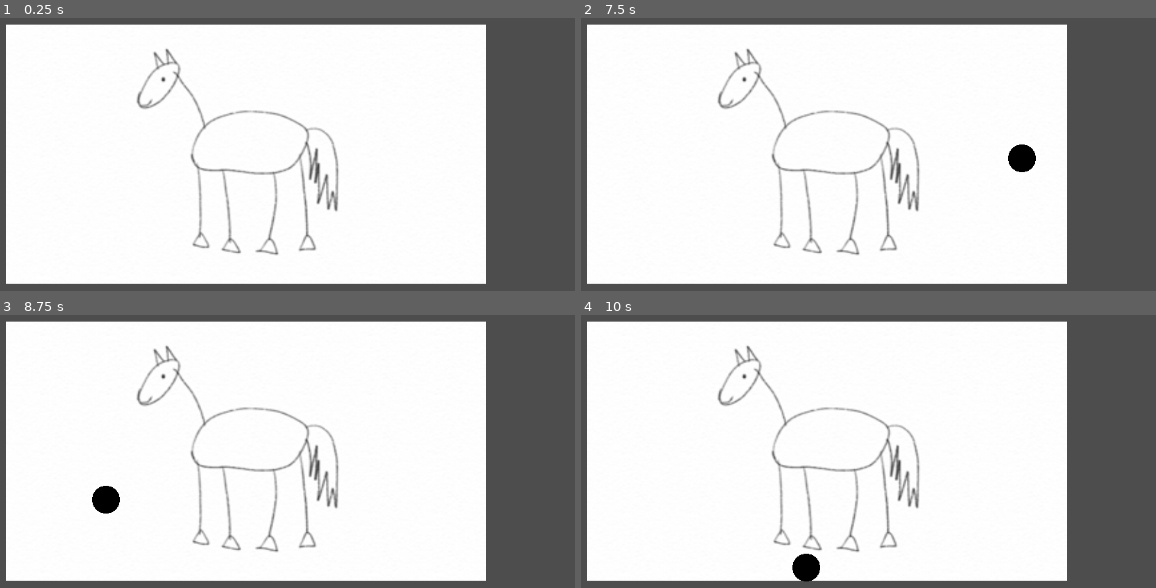
Above: before the commit, frames 1-4 (two rows, left to right).
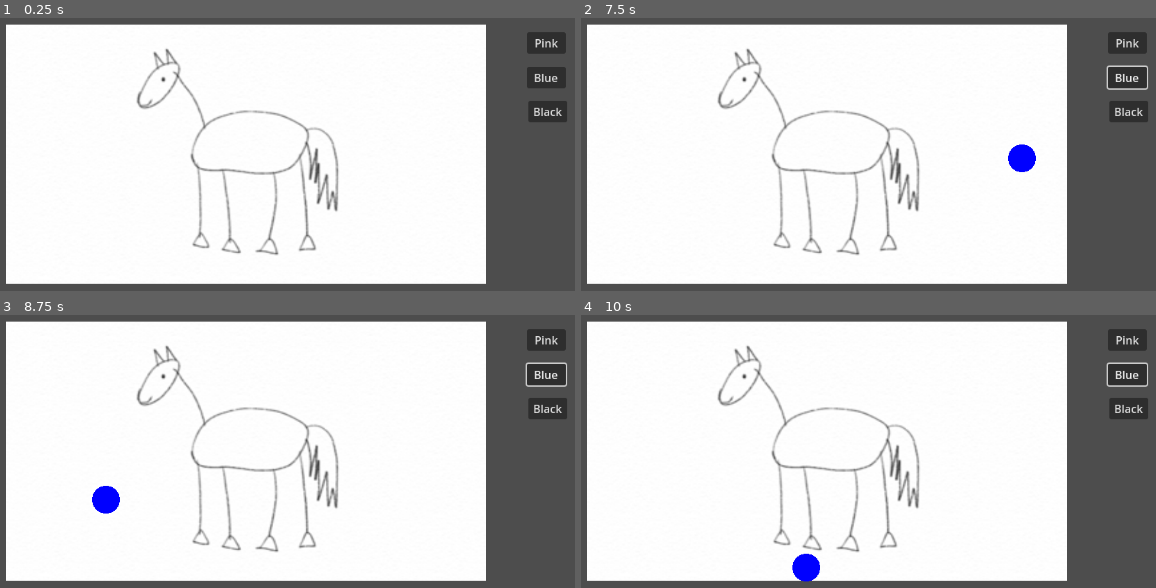
Above: after the commit, the same moments.

Repository: jtorbett23/WildJam68
Game: Godot game, scene res://main.tscn
Same seed, same stepped clock (60 frames per second), same inputs: the game is played once before the commit and once after it.
Inputs (mouse positions are in pixels of both pictures, inside the frame that each line leads up to):
- Up to frame 1 (0.25 s): no input
- Up to frame 2 (7.5 s): click (1127, 42) at 0.5 s, where only the run after the commit has a clickable "Pink"; click (1127, 110) at 1.25 s, where only the run after the commit has a clickable "Black"; click (1127, 78) at 2 s, where only the run after the commit has a clickable "Blue"; click (1127, 42) at 2.75 s, where only the run after the commit has a clickable "Pink"; click (1127, 110) at 3.5 s, where only the run after the commit has a clickable "Black"; click (1127, 78) at 4.25 s, where only the run after the commit has a clickable "Blue"; click (1127, 42) at 5 s, where only the run after the commit has a clickable "Pink"; click (1127, 110) at 5.75 s, where only the run after the commit has a clickable "Black"; click (1127, 78) at 6.5 s, where only the run after the commit has a clickable "Blue"; tap Enter at 7.25 s; move the mouse to (1023, 157) at 7.27 s; hold D (draw) from 7.28 s (still down)
- Up to frame 3 (8.75 s): tap Space at 8 s; move the mouse to (103, 500) at 8.02 s; release D (draw) at 8.03 s; tap C (clear) at 8.1 s; tap D (draw) at 8.3 s
- Up to frame 4 (10 s): tap Enter at 8.75 s; move the mouse to (926, 377) at 8.77 s; hold D (draw) 8.78-9.53 s; tap Space at 9.5 s; move the mouse to (805, 566) at 9.52 s; tap Z (undo) at 9.6 s; tap D (draw) at 9.8 s

The runs differ from the first frame. In frame 1, 1.5% of the frame differs, in the area x 91-99%, y 5-39%; in frame 2, 2.0%; in frame 3, 2.0%; in frame 4, 2.0%, in the area x 36-99%, y 5-98%.

Commit message:
add colours

Diff:
--- a/draw.gd
+++ b/draw.gd
@@ -1,6 +1,6 @@
 extends Node2D
 
-var color = Color.BLACK
+var colour = Color.BLACK
 var radius = 20
 
 var draw_data : Array = []
@@ -8,13 +8,16 @@
 var min_pos : Vector2
 var max_pos : Vector2
 
+@onready var colours : Node2D = $Colours
+
 func _draw():
 	for data in draw_data:
-		draw_circle(data.pos, data.radius, color)
+		draw_circle(data.pos, data.radius, data.colour)
 
 # Called when the node enters the scene tree for the first time.
 func _ready():
-
+	for child : Button in colours.get_children():
+		child.connect("pressed", change_colour.bind(child.name))
 
 	var background : Sprite2D = $"Background"
 	var background_size = background.get_rect().size * background.transform.get_scale()
@@ -24,6 +27,13 @@
 
 	pass # Replace with function body.
 
+func change_colour(_colour_name):
+	if _colour_name == "Black":
+		colour = Color.BLACK
+	elif _colour_name == "Pink":
+		colour = Color.PINK
+	elif _colour_name == "Blue":
+		colour = Color.BLUE
 
 func is_on_canvas(mouse_pos) -> bool:
 	#within min
@@ -37,8 +47,9 @@
 func _process(delta):
 	var pos = get_global_mouse_position()
 	if Input.is_action_pressed("draw") and is_on_canvas(pos):
-		if(draw_data.find({"pos":pos, "radius": radius}) == -1):
-			draw_data.append({"pos":pos, "radius": radius})
+		var draw_event = {"pos":pos, "radius": radius, "colour": colour}
+		if(draw_data.find(draw_event) == -1):
+			draw_data.append(draw_event)
 			#undo v2
 			previous_draw.append(draw_data.duplicate())
 	elif Input.is_action_just_pressed("clear"):
--- a/main.tscn
+++ b/main.tscn
@@ -23,3 +23,26 @@
 scale = Vector2(1.92222, 1.85148)
 texture = ExtResource("2_wuuug")
 centered = false
+
+[node name="Colours" type="Node2D" parent="Draw"]
+
+[node name="Pink" type="Button" parent="Draw/Colours"]
+offset_left = 953.0
+offset_top = 110.0
+offset_right = 1009.0
+offset_bottom = 141.0
+text = "Pink"
+
+[node name="Black" type="Button" parent="Draw/Colours"]
+offset_left = 955.0
+offset_top = 209.0
+offset_right = 1011.0
+offset_bottom = 240.0
+text = "Black"
+
+[node name="Blue" type="Button" parent="Draw/Colours"]
+offset_left = 953.0
+offset_top = 160.0
+offset_right = 1009.0
+offset_bottom = 191.0
+text = "Blue"
